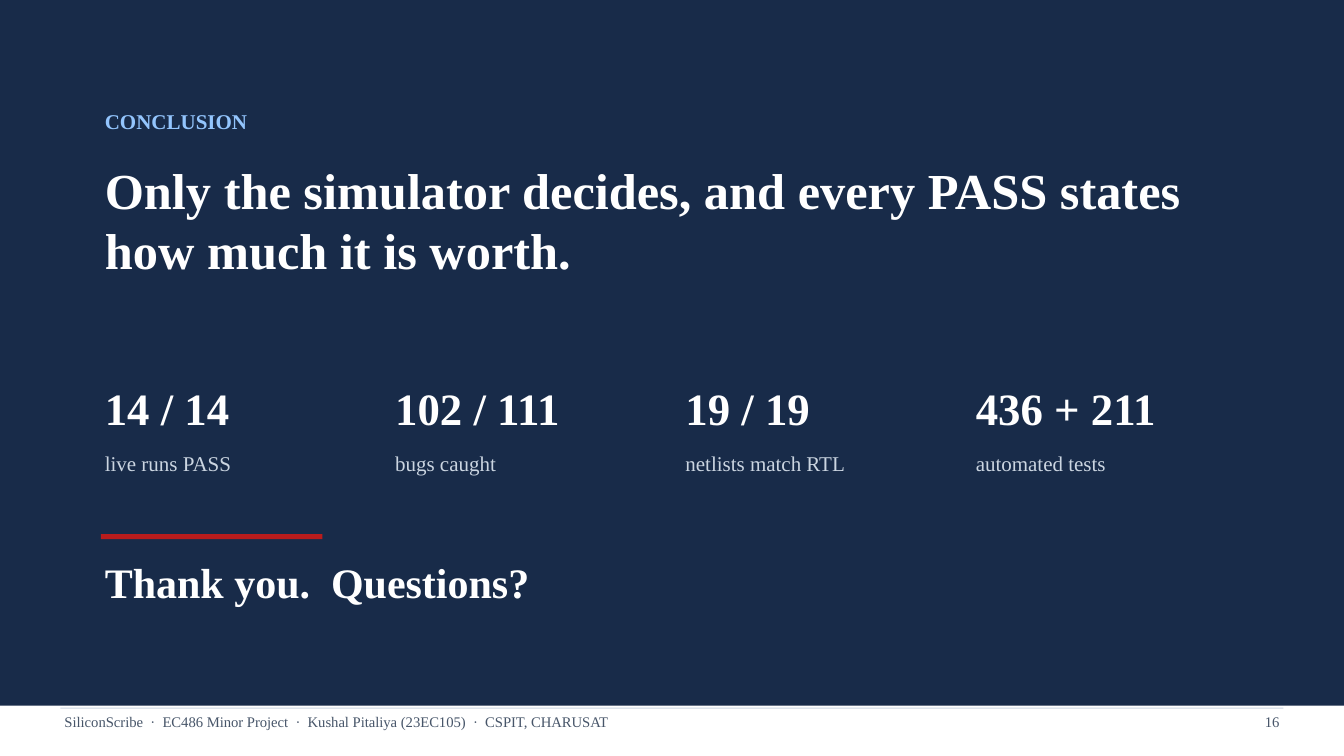
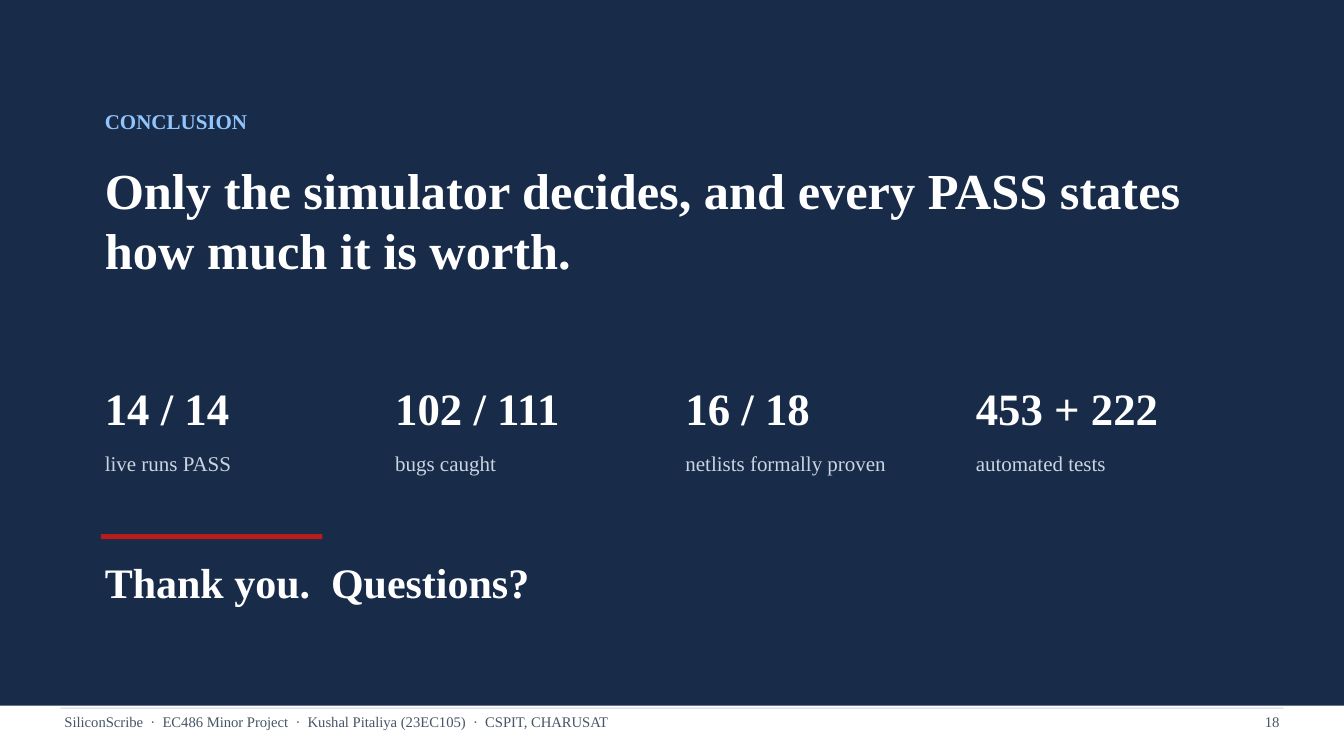
Before and after one commit to k-pitaliya/siliconscribe, a slide deck: slide 18 of docs/23EC105_Kushal_Pitaliya_SiliconScribe_Viva_Presentation.pptx (slide 16 before the commit). Drawn at 1344x756 pixels with LibreOffice and Linux fonts; fonts in the diff are those of the drawing. Boxes give left, top, right and bottom in pixels: in the first picture for what was removed or moved away, otherwise in the second. Text is boxed around its words. In the diff, an @@ line names an element or a change of style, - is before the commit and + after.

```diff
--- a/docs/23EC105_Kushal_Pitaliya_SiliconScribe_Viva_Presentation.pptx
+++ b/docs/23EC105_Kushal_Pitaliya_SiliconScribe_Viva_Presentation.pptx
@@ text at bbox=[685, 395, 810, 426]: text changed @@
-19 / 19
+16 / 18
@@ text at bbox=[976, 395, 1158, 426]: text changed @@
-436 + 211
+453 + 222
@@ text at bbox=[685, 456, 885, 476]: text changed @@
-netlists match RTL
+netlists formally proven
@@ text at bbox=[1265, 717, 1280, 727]: text changed @@
-16
+18
```
Also in this commit, not shown: 5 other slides changed, 2 slides added, 15 other files.
